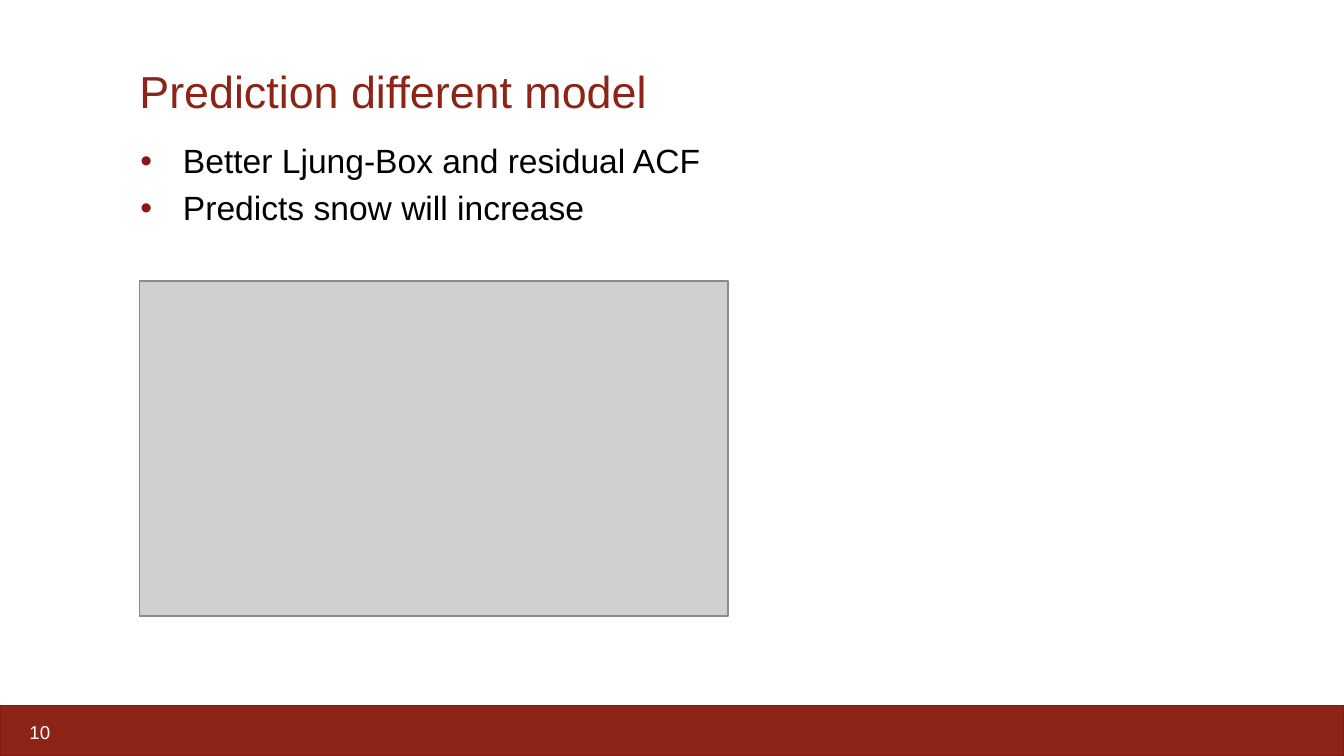
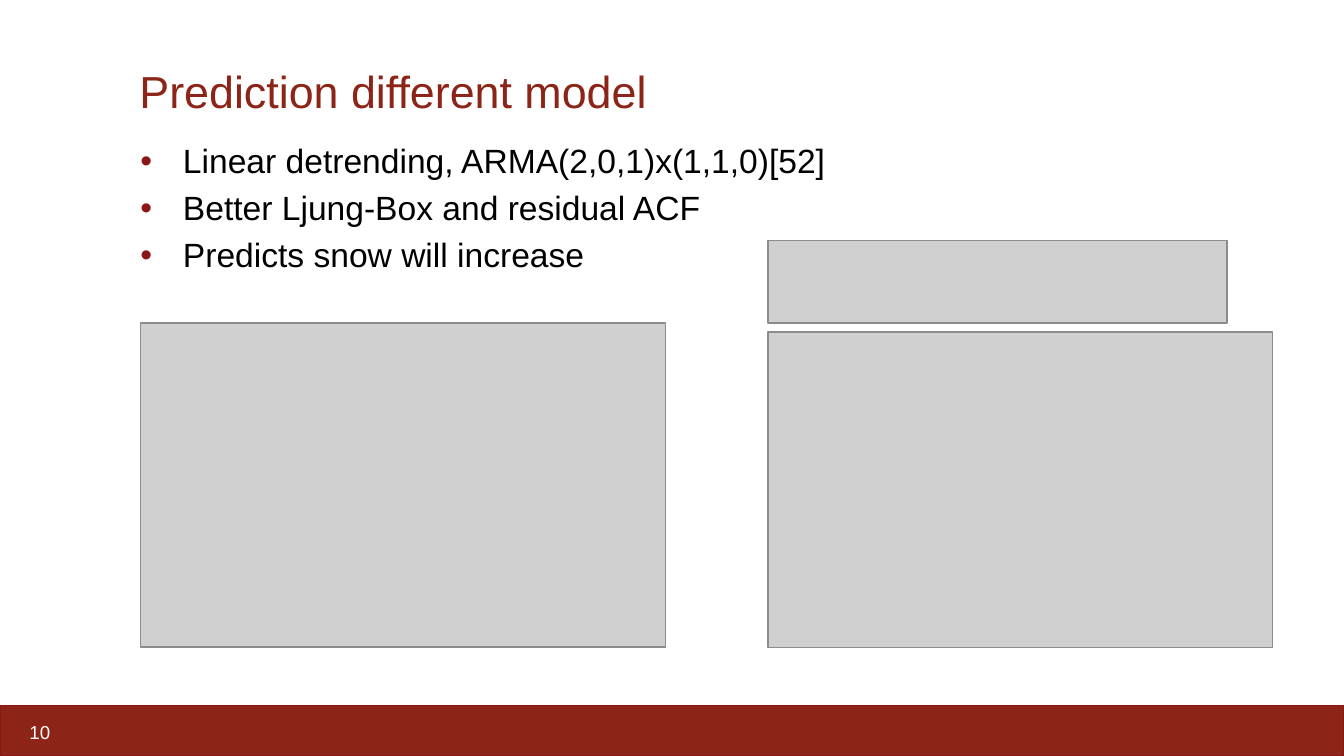
Before and after one commit to johnrapp/stat-221-time-series-project, a slide deck: slide 10 of Presentation.pptx. Drawn at 1344x756 pixels with LibreOffice and Linux fonts; fonts in the diff are those of the drawing; grey boxes stand for pictures. Boxes give left, top, right and bottom in pixels: in the first picture for what was removed or moved away, otherwise in the second. Text is boxed around its words. In the diff, an @@ line names an element or a change of style, - is before the commit and + after.

Commit message:
Exploring detrending and models

```diff
--- a/Presentation.pptx
+++ b/Presentation.pptx
@@ text at [183, 148, 825, 179]: paragraph added @@
+  • Linear detrending, ARMA(2,0,1)x(1,1,0)[52]
@@ picture added at [769, 241, 1228, 323] @@
@@ picture: place and size @@
-picture at [140, 281, 728, 616]
+picture at [141, 323, 667, 646]
@@ picture added at [769, 332, 1273, 648] @@
```
Also in this commit, not shown: 5 other slides changed, 4 other files.
